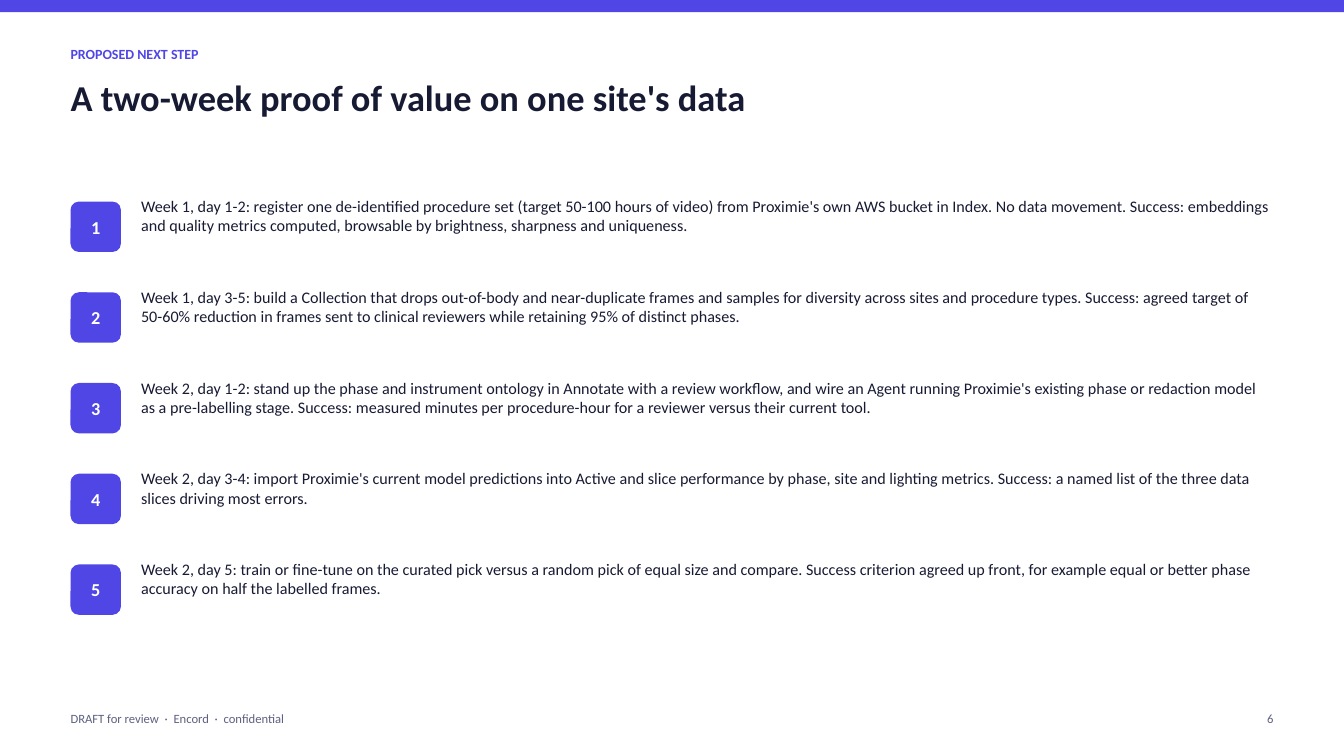
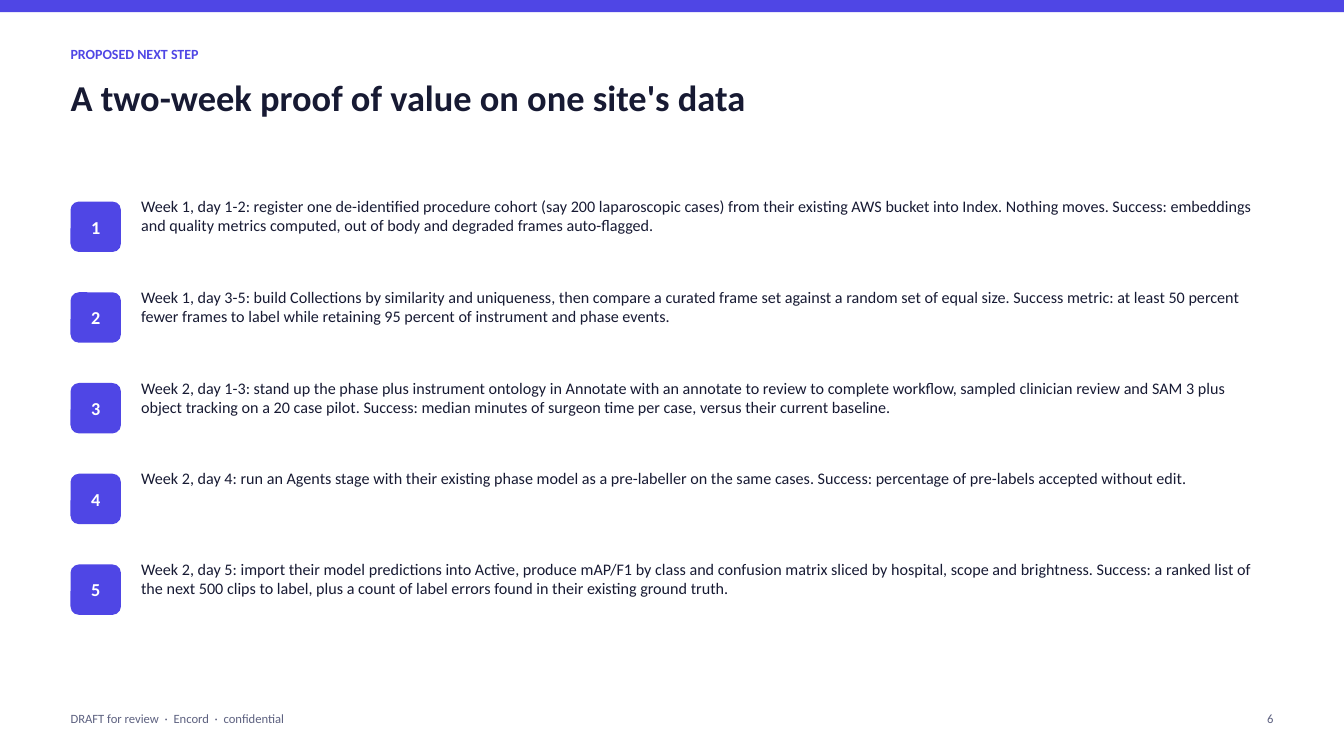
Before and after one commit to qaisak/signal-desk, a slide deck: slide 6 of docs/briefs/proximie.pptx. Drawn at 1344x756 pixels with LibreOffice and Linux fonts; fonts in the diff are those of the drawing. Boxes give left, top, right and bottom in pixels: in the first picture for what was removed or moved away, otherwise in the second. Text is boxed around its words. In the diff, an @@ line names an element or a change of style, - is before the commit and + after.

```diff
--- a/docs/briefs/proximie.pptx
+++ b/docs/briefs/proximie.pptx
@@ text at (x1=141, y1=200, x2=1251, y2=234): text changed @@
-Week 1, day 1-2: register one de-identified procedure set (target 50-100 hours of video) from Proximie's own AWS bucket in Index. No data movement. Success: embeddings and quality metrics computed, browsable by brightness, sharpness and uniqueness.
+Week 1, day 1-2: register one de-identified procedure cohort (say 200 laparoscopic cases) from their existing AWS bucket into Index. Nothing moves. Success: embeddings and quality metrics computed, out of body and degraded frames auto-flagged.
@@ text at (x1=141, y1=291, x2=1239, y2=325): text changed @@
-Week 1, day 3-5: build a Collection that drops out-of-body and near-duplicate frames and samples for diversity across sites and procedure types. Success: agreed target of 50-60% reduction in frames sent to clinical reviewers while retaining 95% of distinct phases.
+Week 1, day 3-5: build Collections by similarity and uniqueness, then compare a curated frame set against a random set of equal size. Success metric: at least 50 percent fewer frames to label while retaining 95 percent of instrument and phase events.
@@ text at (x1=141, y1=382, x2=1225, y2=416): text changed @@
-Week 2, day 1-2: stand up the phase and instrument ontology in Annotate with a review workflow, and wire an Agent running Proximie's existing phase or redaction model as a pre-labelling stage. Success: measured minutes per procedure-hour for a reviewer versus their current tool.
+Week 2, day 1-3: stand up the phase plus instrument ontology in Annotate with an annotate to review to complete workflow, sampled clinician review and SAM 3 plus object tracking on a 20 case pilot. Success: median minutes of surgeon time per case, versus their current baseline.
@@ text at (x1=141, y1=472, x2=1186, y2=487): text changed @@
-Week 2, day 3-4: import Proximie's current model predictions into Active and slice performance by phase, site and lighting metrics. Success: a named list of the three data slices driving most errors.
+Week 2, day 4: run an Agents stage with their existing phase model as a pre-labeller on the same cases. Success: percentage of pre-labels accepted without edit.
@@ text at (x1=141, y1=563, x2=1250, y2=597): text changed @@
-Week 2, day 5: train or fine-tune on the curated pick versus a random pick of equal size and compare. Success criterion agreed up front, for example equal or better phase accuracy on half the labelled frames.
+Week 2, day 5: import their model predictions into Active, produce mAP/F1 by class and confusion matrix sliced by hospital, scope and brightness. Success: a ranked list of the next 500 clips to label, plus a count of label errors found in their existing ground truth.
```
Also in this commit, not shown: 6 other slides changed, 9 other files.
